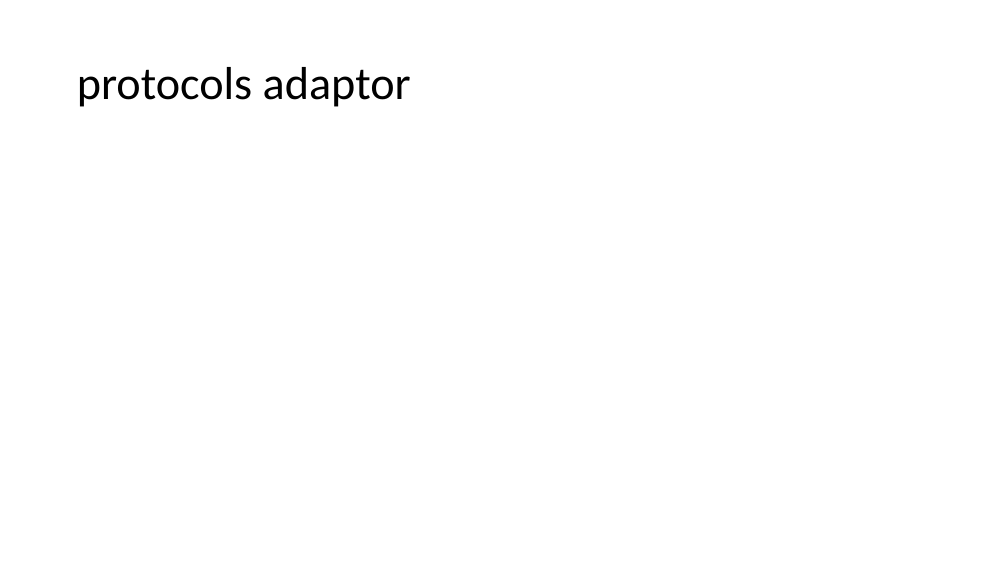
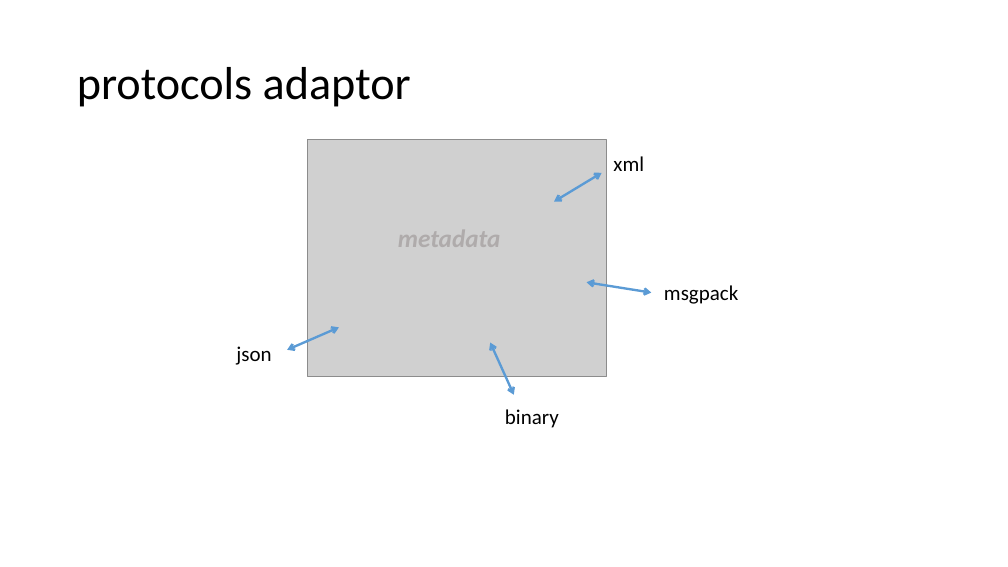
Before and after one commit to qicosmos/cppcon2017, a slide deck: slide 63 of cppcon2017.pptx. Drawn at 1008x567 pixels with LibreOffice and Linux fonts; fonts in the diff are those of the drawing; grey boxes stand for pictures. Boxes give left, top, right and bottom in pixels: in the first picture for what was removed or moved away, otherwise in the second. Text is boxed around its words. In the diff, an @@ line names an element or a change of style, - is before the commit and + after.

Commit message:
add

```diff
--- a/cppcon2017.pptx
+++ b/cppcon2017.pptx
@@ picture added at <box>308,140,606,377</box> @@
@@ double arrow added from (554, 202) to (602, 173), #5B9BD5 2.25 pt @@
@@ text added at <box>613,156,644,171</box>, 20 pt, text #000000 @@
+xml
@@ text added at <box>398,224,500,255</box>, 24 pt, text #AFABAB, bold, italic @@
+metadata
@@ double arrow added from (587, 282) to (652, 293), #5B9BD5 2.25 pt @@
@@ text added at <box>664,285,738,304</box>, 20 pt, text #000000 @@
+msgpack
@@ double arrow added from (287, 350) to (339, 327), #5B9BD5 2.25 pt @@
@@ text added at <box>236,346,271,365</box>, 20 pt, text #000000 @@
+json
@@ double arrow added from (490, 343) to (514, 395), #5B9BD5 2.25 pt @@
@@ text added at <box>505,409,559,428</box>, 20 pt, text #000000 @@
+binary
```
